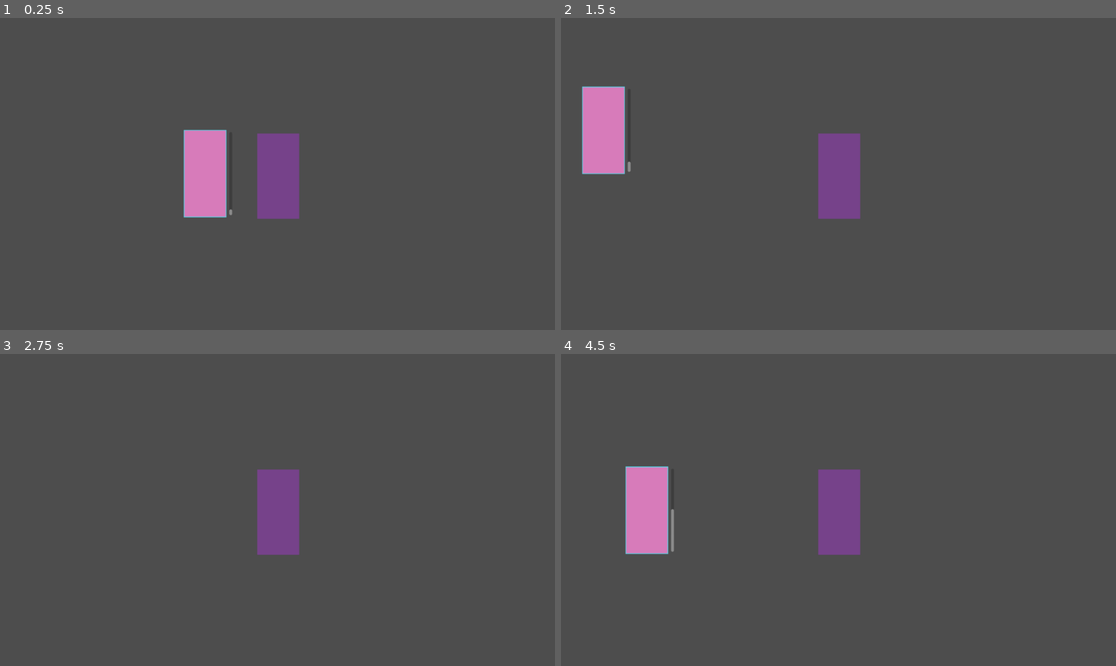
Above: before the commit, frames 1-4 (two rows, left to right).
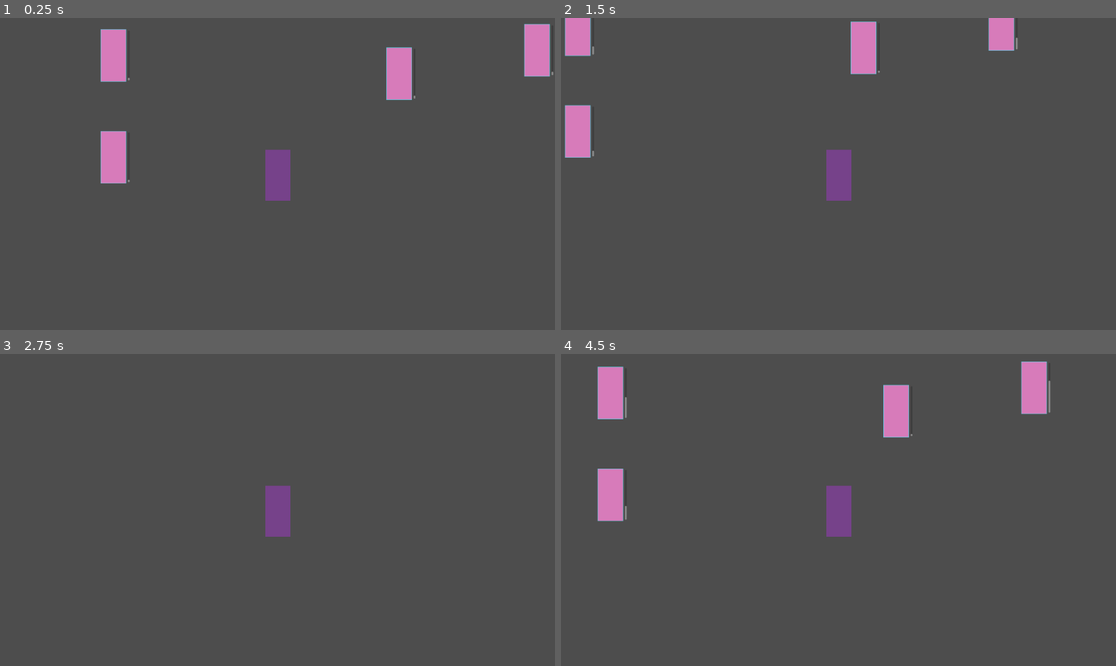
Above: after the commit, the same moments.

Repository: EbbeUndFlut/waterboy
Game: Godot game, scene res://src/tests/node_2d.tscn
Same seed, same stepped clock (60 frames per second), same inputs: the game is played once before the commit and once after it. The project has no main scene, so this scene is started directly.
Inputs:
- Up to frame 1 (0.25 s): no input
- Up to frame 2 (1.5 s): tap Enter (ui_accept) at 0.5, 0.6, 0.77, 1.07, 1.35 s; hold Right (ui_right) 0.53-1.28 s; hold Down (ui_down) from 1.28 s (still down)
- Up to frame 3 (2.75 s): tap Enter (ui_accept) at 1.52, 1.82, 2.1 s; release Down (ui_down) at 2.03 s; hold Right (ui_right) from 2.03 s (still down)
- Up to frame 4 (4.5 s): tap Enter (ui_accept) at 2.75, 2.85, 3.02, 3.32, 3.6, 3.77, 4.07, 4.35 s; release Right (ui_right) at 2.78 s; hold Up (ui_up) 2.78-3.53 s; hold Left (ui_left) from 3.53 s (still down)

The runs differ from the first frame. In frame 1, 6.7% of the frame differs, in the area x 18-100%, y 1-65%; in frame 2, 5.8%; in frame 3, 1.4%; in frame 4, 6.9%, in the area x 6-89%, y 2-65%.

Commit message:
mach die boxen an

Diff:
--- a/project.godot
+++ b/project.godot
@@ -13,3 +13,8 @@
 config/name="waterboy"
 config/features=PackedStringArray("4.2", "Forward Plus")
 config/icon="res://icon.svg"
+
+[display]
+
+window/size/viewport_width=1920
+window/size/viewport_height=1080
--- a/src/entities/soccer_player.gd
+++ b/src/entities/soccer_player.gd
@@ -1,12 +1,20 @@
 class_name SoccerPlayer
 extends RigidBody2D
 
+@export var team:Teams
 @export var SPEED:float = 30
+@export var state:State = State.ACTIVE
+
+
+@onready var water:Sprite2D = $water
+@onready var progress:ProgressBar = $ProgressBar
+@onready var danger_timer:Timer = $DangerTime
+@onready var animation:AnimationPlayer = $AnimationPlayer
+
 enum Teams {BLUE,RED}
-@onready var water:Sprite2D = $water
-@export var team:Teams
-@onready var progress:ProgressBar = $ProgressBar
-var direction:Vector2=Vector2(0,0)
+enum State {ACTIVE,DANGER,DEAD}
+
+var direction:Vector2=Vector2(2,0.4)
 var thirst:float = 0
 var multiplier: float = 1
 var speed:int= 10
@@ -19,18 +27,25 @@
 
 # Called every frame. 'delta' is the elapsed time since the previous frame.
 func _process(delta):
-	thirst += 1 * delta * multiplier
-	if thirst >= 80:
-		water.visible = true
-	if thirst <=50 and water.visible:
-		water.visible = false
-	progress.value =thirst
+	if state != State.DEAD:
+		thirst += 1 * delta * multiplier
+		if thirst >= 80:
+			water.visible = true
+		if thirst <=50 and water.visible:
+			water.visible = false
+		if thirst >= 100 and state == State.ACTIVE:
+			state = State.DANGER
+			danger_timer.start()
+		progress.value =thirst
 
-	if can_drink and Input.is_action_just_pressed("ui_accept"):
-		thirst = 0
+		if can_drink and Input.is_action_just_pressed("ui_accept"):
+			thirst = 0
+			state = State.ACTIVE
 
 func _physics_process(delta):
-	apply_force(direction)
+
+	if state != State.DEAD:
+		apply_force(direction)
 
 func _on_drink_area_body_entered(body):
 	var waterboy = body as WaterBoy
@@ -45,4 +60,13 @@
 
 
 func _on_timer_timeout():
-	direction = Vector2(randf_range(0,1)*SPEED,randf_range(0,1)*SPEED)
+	if state != State.DEAD:
+		freeze = true
+		direction = Vector2(randf_range(0,1)*SPEED,randf_range(0,1)*SPEED)
+		freeze=false
+
+
+func _on_danger_time_timeout():
+	state = State.DEAD
+	freeze=true
+	animation.set_current_animation("dead")
--- a/src/entities/soccer_player.tscn
+++ b/src/entities/soccer_player.tscn
@@ -12,9 +12,44 @@
 
 [sub_resource type="ShaderMaterial" id="ShaderMaterial_77a6a"]
 
+[sub_resource type="Animation" id="Animation_fvdat"]
+resource_name = "dead"
+tracks/0/type = "value"
+tracks/0/imported = false
+tracks/0/enabled = true
+tracks/0/path = NodePath(".:rotation")
+tracks/0/interp = 1
+tracks/0/loop_wrap = true
+tracks/0/keys = {
+"times": PackedFloat32Array(0, 1),
+"transitions": PackedFloat32Array(1, 1),
+"update": 0,
+"values": [0.0, 1.57254]
+}
+
+[sub_resource type="Animation" id="Animation_5nwi8"]
+length = 0.001
+tracks/0/type = "value"
+tracks/0/imported = false
+tracks/0/enabled = true
+tracks/0/path = NodePath(".:rotation")
+tracks/0/interp = 1
+tracks/0/loop_wrap = true
+tracks/0/keys = {
+"times": PackedFloat32Array(0),
+"transitions": PackedFloat32Array(1),
+"update": 0,
+"values": [0.0]
+}
+
+[sub_resource type="AnimationLibrary" id="AnimationLibrary_ycbe8"]
+_data = {
+"RESET": SubResource("Animation_5nwi8"),
+"dead": SubResource("Animation_fvdat")
+}
+
 [node name="SoccerPlayer" type="RigidBody2D"]
 gravity_scale = 1.66533e-16
-sleeping = true
 can_sleep = false
 script = ExtResource("1_bbd2v")
 
@@ -47,9 +82,18 @@
 metadata/_edit_use_anchors_ = true
 
 [node name="Timer" type="Timer" parent="."]
-wait_time = 4.222
+wait_time = 8.0
 autostart = true
+
+[node name="DangerTime" type="Timer" parent="."]
+one_shot = true
+
+[node name="AnimationPlayer" type="AnimationPlayer" parent="."]
+libraries = {
+"": SubResource("AnimationLibrary_ycbe8")
+}
 
 [connection signal="body_entered" from="DrinkArea" to="." method="_on_drink_area_body_entered"]
 [connection signal="body_exited" from="DrinkArea" to="." method="_on_drink_area_body_exited"]
 [connection signal="timeout" from="Timer" to="." method="_on_timer_timeout"]
+[connection signal="timeout" from="DangerTime" to="." method="_on_danger_time_timeout"]
--- a/src/tests/node_2d.tscn
+++ b/src/tests/node_2d.tscn
@@ -1,7 +1,8 @@
-[gd_scene load_steps=3 format=3 uid="uid://cwsyu7otqsfui"]
+[gd_scene load_steps=4 format=3 uid="uid://cwsyu7otqsfui"]
 
 [ext_resource type="PackedScene" uid="uid://bwfo7tvl4ewc1" path="res://src/entities/soccer_player.tscn" id="1_8rd07"]
 [ext_resource type="PackedScene" uid="uid://djmyn8iw3hxp3" path="res://src/entities/waterboy.tscn" id="2_awoit"]
+[ext_resource type="AudioStream" uid="uid://drvx6kybyky2n" path="res://assets/audio/wyver9_Fast Level.wav" id="3_3ok1d"]
 
 [node name="Node2D" type="Node2D"]
 
@@ -9,8 +10,25 @@
 position = Vector2(524, 312)
 
 [node name="Waterboy" parent="." instance=ExtResource("2_awoit")]
-position = Vector2(524, 312)
+position = Vector2(524, 752)
 
 [node name="SoccerPlayer2" parent="." instance=ExtResource("1_8rd07")]
 position = Vector2(146, 479)
 lock_rotation = true
+
+[node name="SoccerPlayer3" parent="." instance=ExtResource("1_8rd07")]
+position = Vector2(146, 714)
+lock_rotation = true
+
+[node name="SoccerPlayer4" parent="." instance=ExtResource("1_8rd07")]
+position = Vector2(1123, 467)
+lock_rotation = true
+
+[node name="SoccerPlayer5" parent="." instance=ExtResource("1_8rd07")]
+position = Vector2(805, 521)
+lock_rotation = true
+
+[node name="AudioStreamPlayer" type="AudioStreamPlayer" parent="."]
+stream = ExtResource("3_3ok1d")
+volume_db = -12.649
+autoplay = true
Not shown: 1 places in src/entities/soccer_player.tscn that only renumber resources
